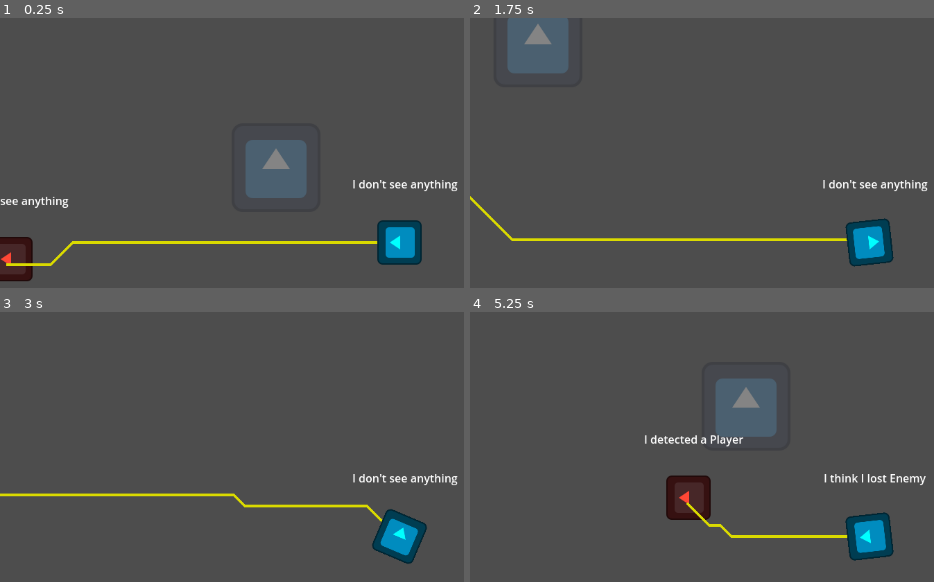
Above: before the commit, frames 1-4 (two rows, left to right).
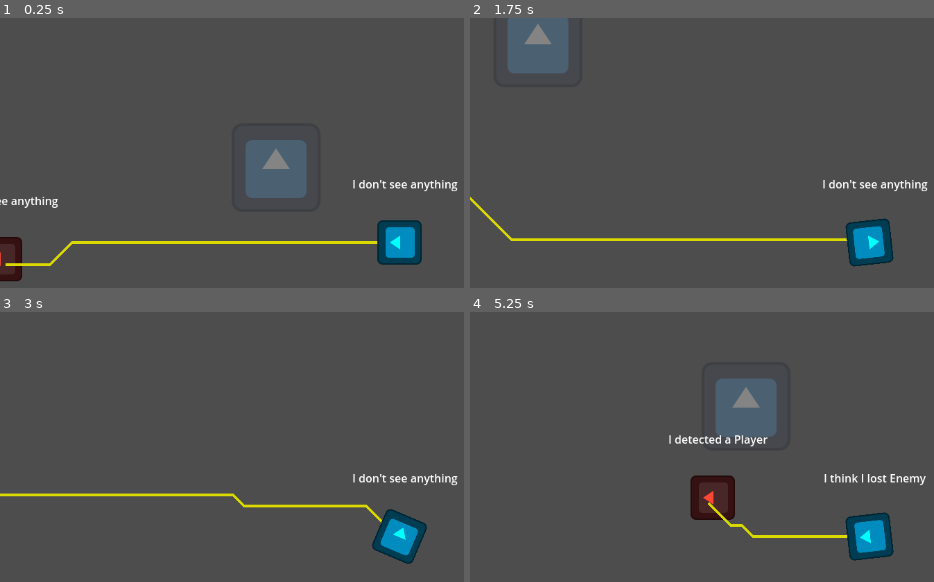
Above: after the commit, the same moments.

Repository: haladrias/godot_wild_jam_82_project
Game: Godot game, scene res://scenes/main.tscn
Same seed, same stepped clock (60 frames per second), same inputs: the game is played once before the commit and once after it. The engine's default icon, where the game draws it, is replaced by a stand-in: a white triangle on a blue panel in a dark square.
Inputs (mouse positions are in pixels of both pictures, inside the frame that each line leads up to):
- Up to frame 1 (0.25 s): no input
- Up to frame 2 (1.75 s): move the mouse to (outside the picture) at 0.52 s; hold D (move_right) 0.53-1.28 s; hold Space (space_bar) 0.53-1.28 s; move the mouse to (711, 263) at 1.27 s; hold S (move_down) from 1.28 s (still down); tap Space (space_bar) at 1.35 s
- Up to frame 3 (3 s): move the mouse to (outside the picture) at 2.02 s; release S (move_down) at 2.03 s; hold D (move_right) 2.03-2.78 s; hold Space (space_bar) 2.03-2.78 s; move the mouse to (outside the picture) at 2.77 s; hold W (move_up) from 2.78 s (still down); tap Space (space_bar) at 2.85 s
- Up to frame 4 (5.25 s): tap Enter at 3.5 s; move the mouse to (outside the picture) at 3.52 s; release W (move_up) at 3.53 s; hold Space (space_bar) 3.53-4.28 s; hold A (move_left) 3.53-5.03 s; move the mouse to (627, 468) at 4.27 s; tap Space (space_bar) at 4.35 s; move the mouse to (910, 536) at 5.02 s; hold S (move_down) from 5.03 s (still down); hold Space (space_bar) from 5.03 s (still down)

The runs differ from the first frame. In frame 1, 0.8% of the frame differs, in the area x 0-16%, y 66-98%; in frame 2, 0.1%; in frame 3, less than 0.1%; in frame 4, 2.6%, in the area x 37-65%, y 45-84%.

Commit message:
Cleaned up
Note: I left a debug tool to move enemy. Press spacebar to move enemy

Diff:
--- a/scenes/pathfinder.tscn
+++ b/scenes/pathfinder.tscn
@@ -4,7 +4,6 @@
 
 [node name="pathfinding" type="Node2D"]
 script = ExtResource("1_jqfsq")
-cell_size = Vector2i(32, 32)
 
 [node name="Line2D" type="Line2D" parent="."]
 width = 4.0
--- a/scenes/pathfinding.gd
+++ b/scenes/pathfinding.gd
@@ -6,13 +6,10 @@
 var end = Vector2i(0, 0) # Placeholder, gets updated by player position signal
 var entity_position = Vector2i.ZERO # Placeholder, gets updated by calling entity position
 const GRID_ORIGIN = Vector2i(0, 0)
-## Debug
-var player_global_pos
-var line_path
+var line_path: PackedVector2Array # Will store the path to be drawn, probably useful to feed to movement_component to drive enemy movement
 
 func _ready():
 	SignalBus.player_position_changed.connect(update_end)
-	SignalBus.debug_spacebar_pressed.connect(debug_print_astar_grid)
 	get_tree().root.size_changed.connect(initialize_grid)
 	initialize_grid()
 	update_path()
@@ -21,6 +18,7 @@
 func update_entity_position(pos):
 	entity_position = Vector2i(Vector2i(pos) / cell_size)
 	$Line2D.global_position = Vector2(0,0)
+
 
 func initialize_grid():
 	global_position = Vector2(0,0)
@@ -36,43 +34,8 @@
 func update_end(pos):
 	# Trigged by player position signal
 	end = Vector2i(Vector2i(pos) / cell_size)
-	player_global_pos = pos
 
 
 func update_path():
-	#! The bug is in here? Somewhere along the way the position is drifting
-	#! Duplicate by dragging the enemy in the game scene while debugging, the line will start to drift when rendering
-	# print(astar_grid.is_dirty())
-	#$Line2D.position = entity_position
-	#line_path = PackedVector2Array(astar_grid.get_id_path(entity_position, end))
 	line_path = PackedVector2Array(astar_grid.get_point_path(entity_position, end))
 	$Line2D.points = line_path
-	# print("Line global pos: " + str($Line2D.global_position))
-	# print ("Entity position: " + str(entity_position))
-func _draw():
-	# draw_grid() is only needed to show debug grid
-	pass
-
-func draw_grid():
-	for x in grid_size.x + 1:
-		draw_line(Vector2(x * cell_size.x, 0), Vector2(x * cell_size.x, grid_size.y * cell_size.y), Color.DARK_GRAY, 2.0)
-	for y in grid_size.y + 1:
-		draw_line(Vector2(0, y * cell_size.y), Vector2(grid_size.x * cell_size.x, y * cell_size.y), Color.DARK_GRAY, 2.0)
-
-func debug_print_astar_grid():
-	# Press spacebar to print debug info
-	print("= = = = = = = = =")
-	print(" = = = = = = = = =")
-	print("Line grid pos: " + str($Line2D.position))
-	print("Line global pos: " + str($Line2D.global_position))
-	print(" = = = = = = = = =")
-	print("Path origin: " + str(line_path[0]))
-	print("Path end: " + str(line_path[line_path.size() - 1]))
-	print(" = = = = = = = = =")
-	print("Enemy position: " + str(entity_position))
-	print("Enemy global position: " + str(get_parent().global_position))
-	print(" = = = = = = = = =")
-	print("Player grid position: " + str(end))
-	print("Player global position: " + str(player_global_pos))
-	print(" = = = = = = = = =")
-	print(" = = = = = = = = =")
--- a/scripts/enemy.gd
+++ b/scripts/enemy.gd
@@ -7,6 +7,7 @@
 	detection_component.view_cone_detection_triggered.connect(detected)
 	detection_component.view_cone_detection_stopped.connect(not_detected)
 	DebugTools.update_debug_label(debug_label, "I don't see anything")
+	SignalBus.debug_spacebar_pressed.connect(debug_movement)
 	pass
 
 func _process(_delta):
@@ -16,8 +17,7 @@
 	#pathfinder.update_path(vector2i_position())
 	pathfinder.update_entity_position(global_position)
 	pathfinder.update_path()
-	debug_movement()
 	return
 
 func debug_movement():
-	self.position.x += 1
+	self.position.x += 50
